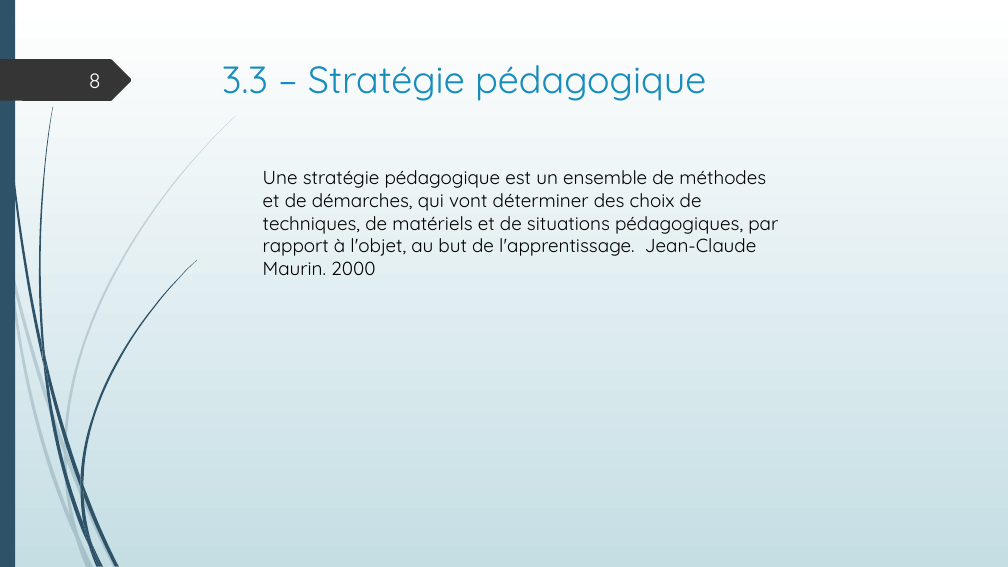
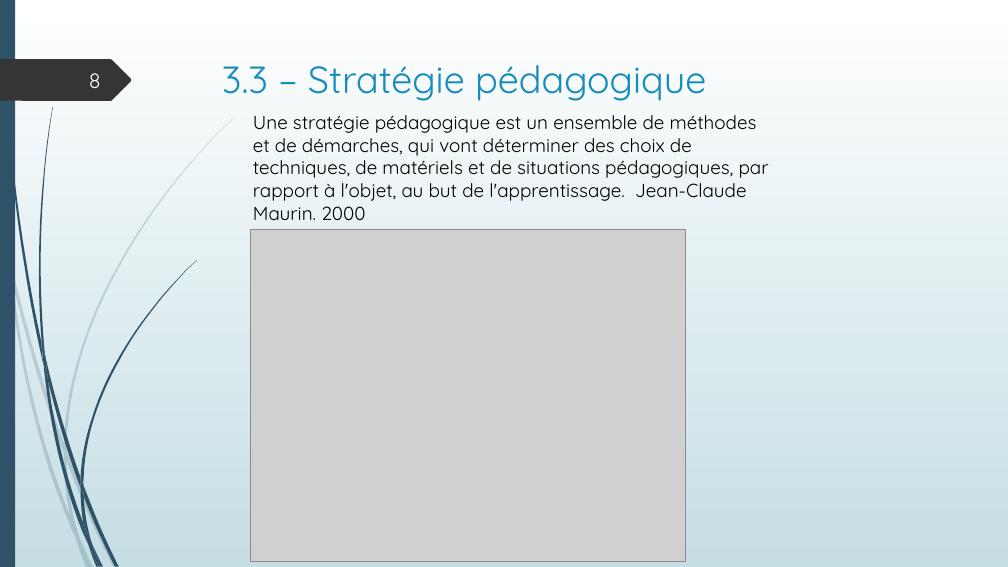
Before and after one commit to SdeuxiModeles/Modeles, a slide deck: slide 8 of N1.pptx. Drawn at 1008x567 pixels with LibreOffice and Linux fonts; fonts in the diff are those of the drawing; grey boxes stand for pictures. Boxes give left, top, right and bottom in pixels: in the first picture for what was removed or moved away, otherwise in the second. Text is boxed around its words. In the diff, an @@ line names an element or a change of style, - is before the commit and + after.

```diff
--- a/N1.pptx
+++ b/N1.pptx
@@ text "Une stratégie pédagogique est un ...": place and size @@
-text "Une stratégie pédagogique est un ..." at (263,170,778,275)
+text "Une stratégie pédagogique est un ..." at (253,115,769,220)
@@ picture added at (250,229,686,561) @@
```
Also in this commit, not shown: 5 other slides changed.
